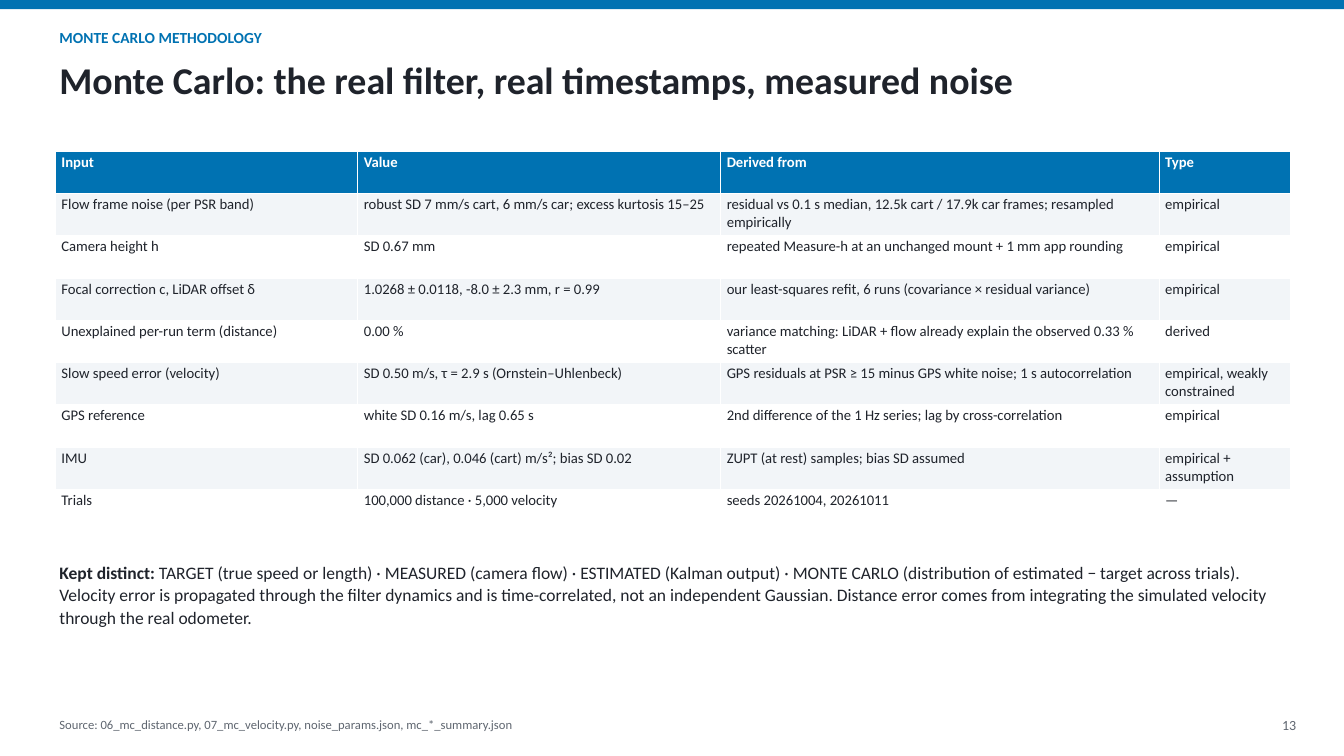
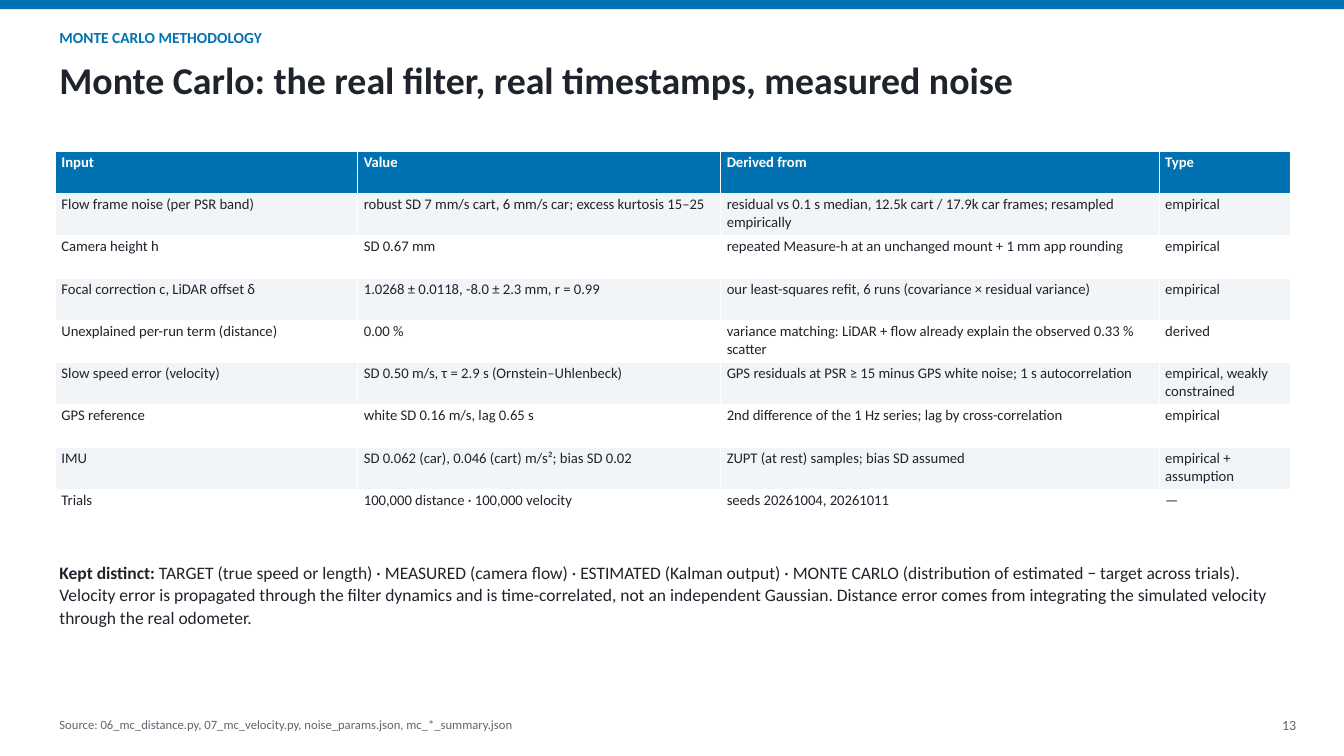
Before and after one commit to davidzonavirus/kalman-hackathon-26, a slide deck: slide 13 of analysis/out/GroundSpeed_Forensics.pptx. Drawn at 1344x756 pixels with LibreOffice and Linux fonts; fonts in the diff are those of the drawing. Boxes give left, top, right and bottom in pixels: in the first picture for what was removed or moved away, otherwise in the second. Text is boxed around its words. In the diff, an @@ line names an element or a change of style, - is before the commit and + after.

```diff
--- a/analysis/out/GroundSpeed_Forensics.pptx
+++ b/analysis/out/GroundSpeed_Forensics.pptx
@@ table at bbox=[55, 151, 1291, 532] @@
-row 9, column 2: 100,000 distance · 5,000 velocity
+row 9, column 2: 100,000 distance · 100,000 velocity
```
Also in this commit, not shown: 3 other slides changed, 12 other files.
